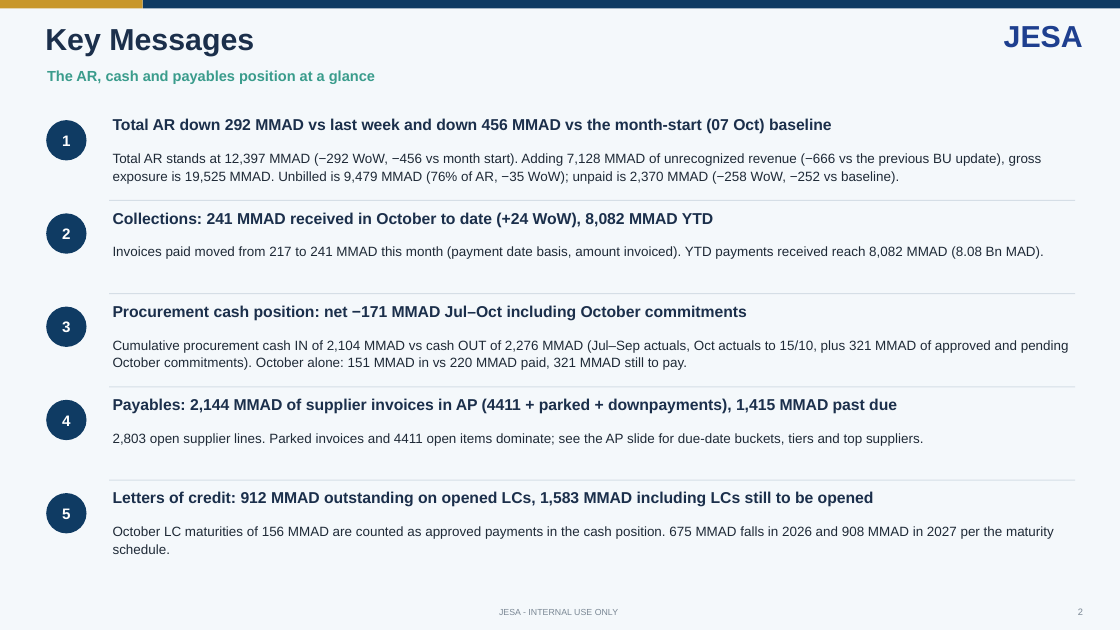
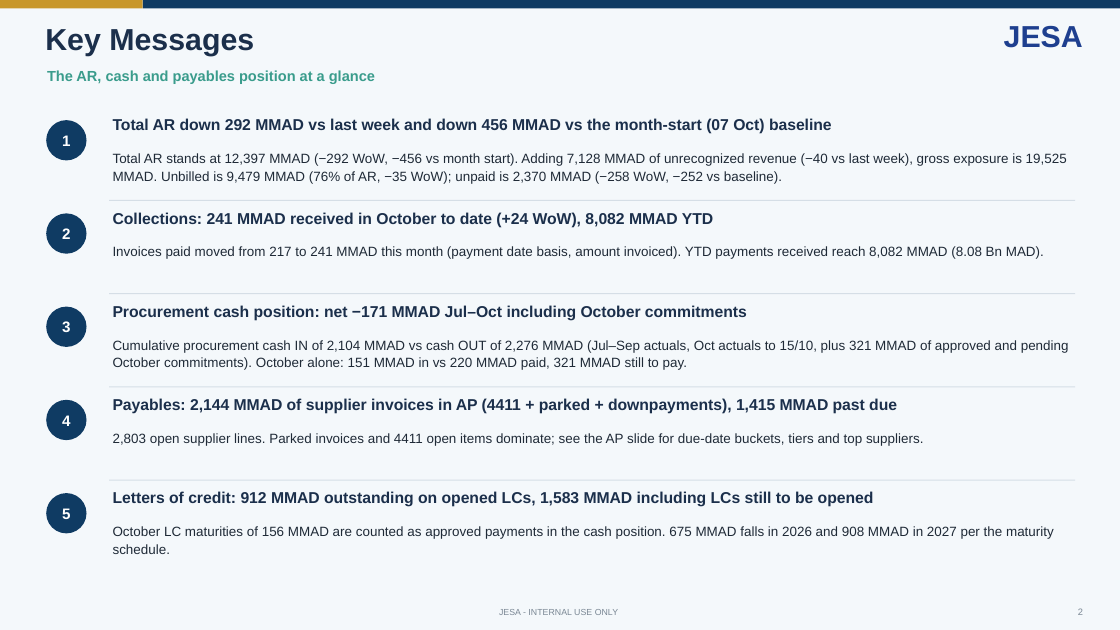
Before and after one commit to cherkaouihassan-art/Skills-Repo, a slide deck: slide 2 of weekly-ar-cash-deck/output/JESA_AR_Cash_Position_2026-10-21.pptx. Drawn at 1120x630 pixels with LibreOffice and Linux fonts; fonts in the diff are those of the drawing. Boxes give left, top, right and bottom in pixels: in the first picture for what was removed or moved away, otherwise in the second. Text is boxed around its words. In the diff, an @@ line names an element or a change of style, - is before the commit and + after.

```diff
--- a/weekly-ar-cash-deck/output/JESA_AR_Cash_Position_2026-10-21.pptx
+++ b/weekly-ar-cash-deck/output/JESA_AR_Cash_Position_2026-10-21.pptx
@@ text at (x1=113, y1=153, x2=1067, y2=184): text changed @@
-Total AR stands at 12,397 MMAD (−292 WoW, −456 vs month start). Adding 7,128 MMAD of unrecognized revenue (−666 vs the previous BU update), gross exposure is 19,525 MMAD. Unbilled is 9,479 MMAD (76% of AR, −35 WoW); unpaid is 2,370 MMAD (−258 WoW, −252 vs baseline).
+Total AR stands at 12,397 MMAD (−292 WoW, −456 vs month start). Adding 7,128 MMAD of unrecognized revenue (−40 vs last week), gross exposure is 19,525 MMAD. Unbilled is 9,479 MMAD (76% of AR, −35 WoW); unpaid is 2,370 MMAD (−258 WoW, −252 vs baseline).
```
Also in this commit, not shown: 20 other slides changed, 6 other files.
